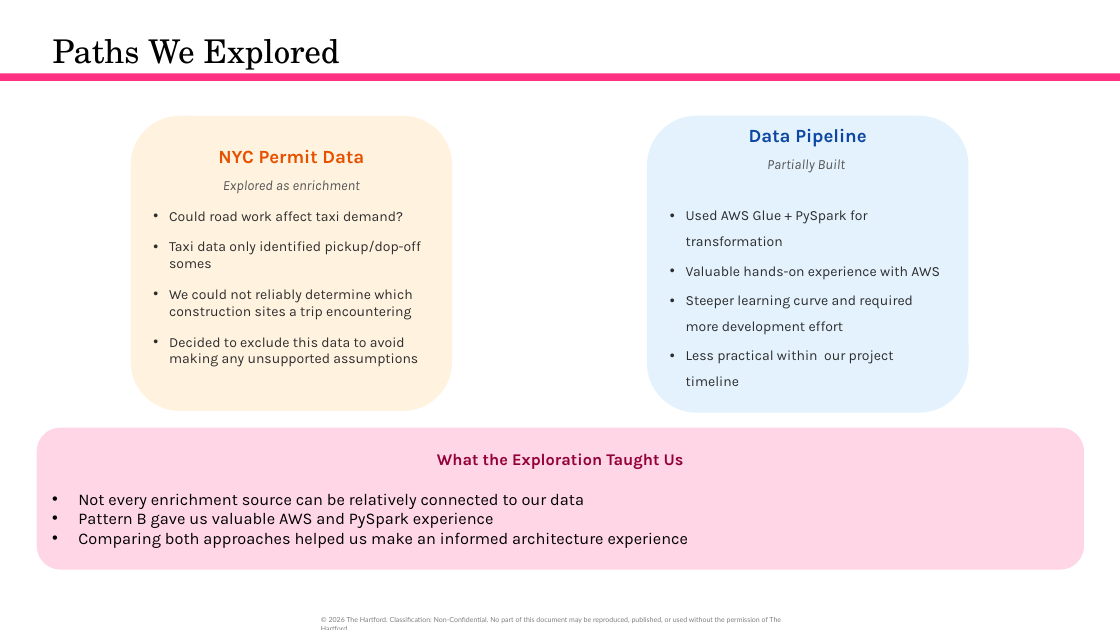
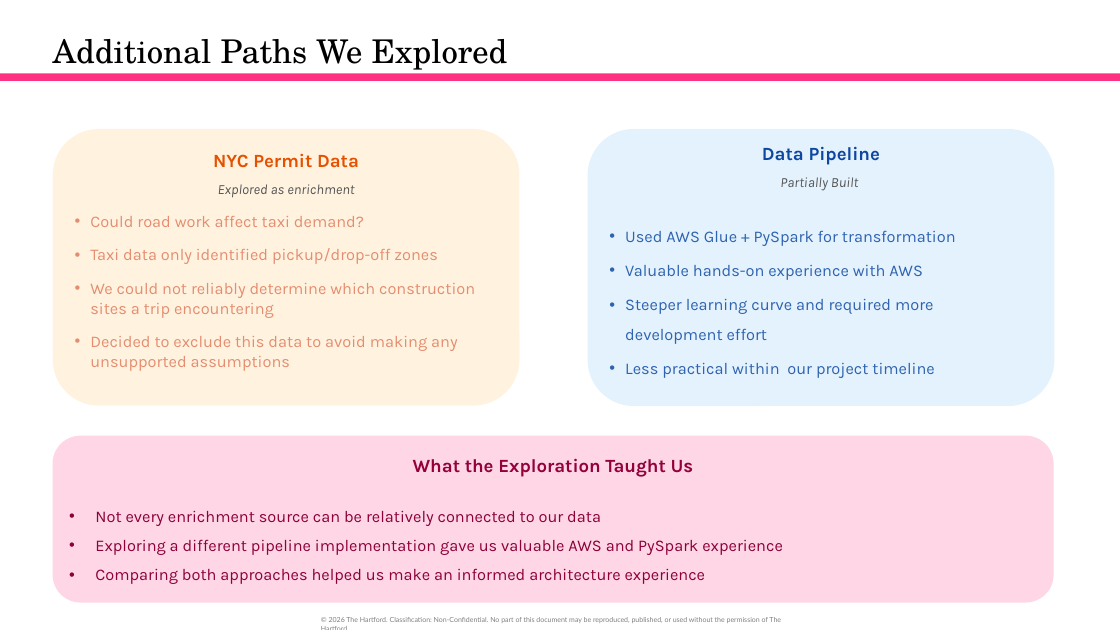
Before and after one commit to orlandojmarin/nyc-taxi-capstone, a slide deck: slide 10 of docs/TEST_Capstone_Presentation.pptx (slide 8 before the commit). Drawn at 1120x630 pixels with LibreOffice and Linux fonts; fonts in the diff are those of the drawing. Boxes give left, top, right and bottom in pixels: in the first picture for what was removed or moved away, otherwise in the second. Text is boxed around its words. In the diff, an @@ line names an element or a change of style, - is before the commit and + after.

```diff
--- a/docs/TEST_Capstone_Presentation.pptx
+++ b/docs/TEST_Capstone_Presentation.pptx
@@ title at (x1=53, y1=39, x2=508, y2=74): text changed @@
-Paths We Explored
+Additional Paths We Explored
@@ rounded rectangle "NYC Permit Data" resized from (x1=131, y1=116, x2=453, y2=411) to (x1=53, y1=129, x2=520, y2=406) @@
@@ rounded rectangle "Data Pipeline" resized from (x1=647, y1=116, x2=969, y2=413) to (x1=588, y1=129, x2=1055, y2=407) @@
@@ text in rounded rectangle at (x1=90, y1=216, x2=475, y2=371): size 12 to 14 pt, text colour #2D2D2D to #E48D70 in "Could road work affect taxi demand?", "We could not reliably determine which construction ...", "Decided to exclude this data to avoid ..." @@
@@ text in rounded rectangle at (x1=625, y1=231, x2=956, y2=378): size 12 to 14 pt, text colour #2D2D2D to #2F63AF in "Used AWS Glue + PySpark for transformation", "Valuable hands-on experience with AWS", "Steeper learning curve and required more development ...", "Less practical within our project timeline" @@
@@ text in rounded rectangle at (x1=90, y1=248, x2=438, y2=264): text changed; size 12 to 14 pt; text colour #2D2D2D to #E48D70 @@
-• Taxi data only identified pickup/dop-off somes
+• Taxi data only identified pickup/drop-off zones
@@ rounded rectangle "What the Exploration Taught Us" resized from (x1=37, y1=428, x2=1085, y2=570) to (x1=53, y1=436, x2=1054, y2=603) @@
@@ text in rounded rectangle at (x1=95, y1=458, x2=706, y2=584): size 14 to 16 pt in "What the Exploration Taught Us"; text colour #000000 to #8B0138 in "Not every enrichment source can be relatively ...", "Comparing both approaches helped us make an ..."; line spacing 1 to 1.5 @@
@@ text in rounded rectangle at (x1=95, y1=539, x2=783, y2=555): text changed; text colour #000000 to #8B0138 @@
-• Pattern B gave us valuable AWS and PySpark experience
+• Exploring a different pipeline implementation gave us valuable AWS and PySpark experience
```
Also in this commit, not shown: 12 other slides changed, 6 slides added, 19 slides removed, 2 other files.
